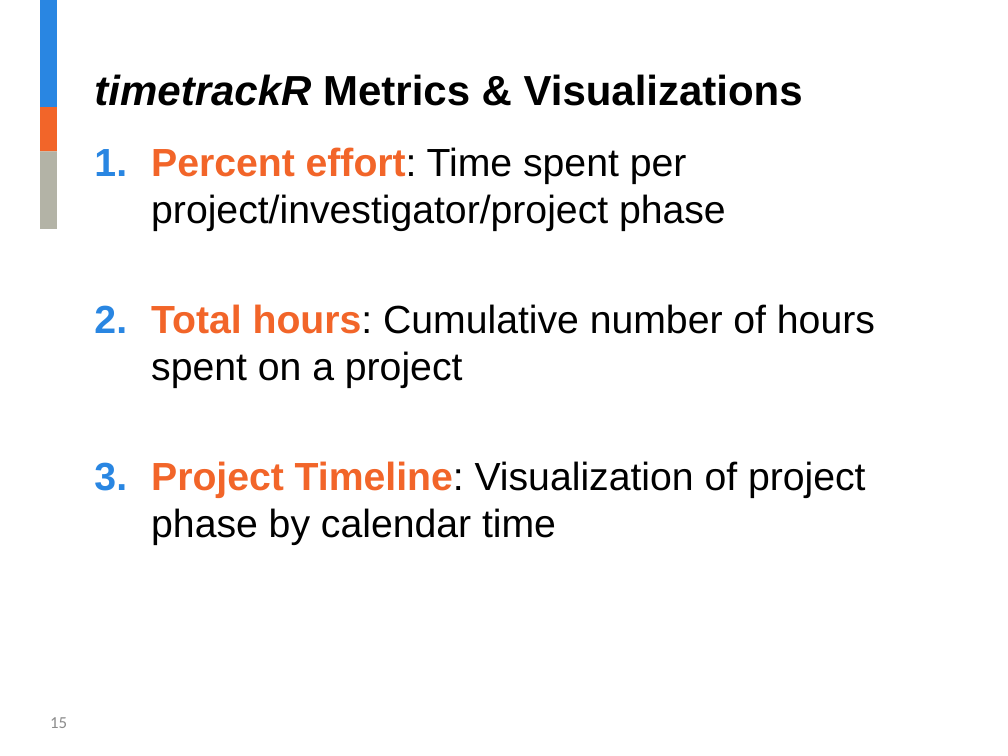
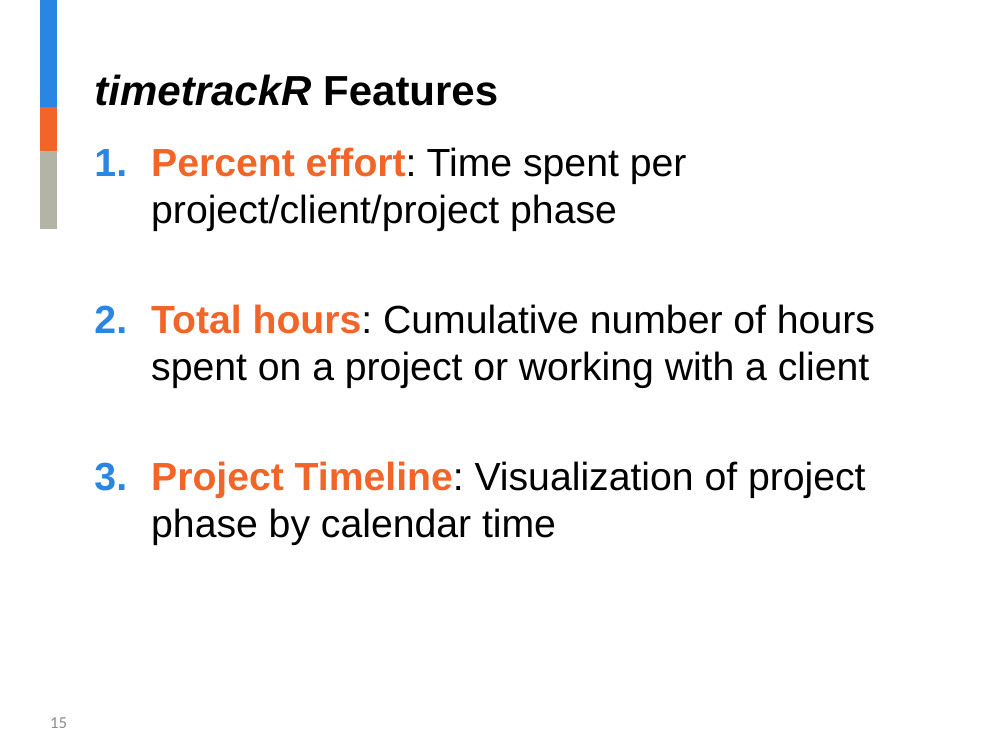
Before and after one commit to jalavery/timetrackR, a slide deck: slide 15 of Strategy and Innovation timetrackR Presentation.pptx. Drawn at 1008x756 pixels with LibreOffice and Linux fonts; fonts in the diff are those of the drawing; background and template pictures are left out. Boxes give left, top, right and bottom in pixels: in the first picture for what was removed or moved away, otherwise in the second. Text is boxed around its words. In the diff, an @@ line names an element or a change of style, - is before the commit and + after.

```diff
--- a/Strategy and Innovation timetrackR Presentation.pptx
+++ b/Strategy and Innovation timetrackR Presentation.pptx
@@ title at [94,74,498,106]: text changed; italic on @@
-timetrackR Metrics & Visualizations
+timetrackR Features
@@ text at [151,147,875,388]: text changed @@
-1. Percent effort: Time spent per project/investigator/project phase
-2. Total hours: Cumulative number of hours spent on a project
+1. Percent effort: Time spent per project/client/project phase
+2. Total hours: Cumulative number of hours spent on a project or working with a client
```
Also in this commit, not shown: 9 other slides changed, 2 slides removed, 1 other file.
